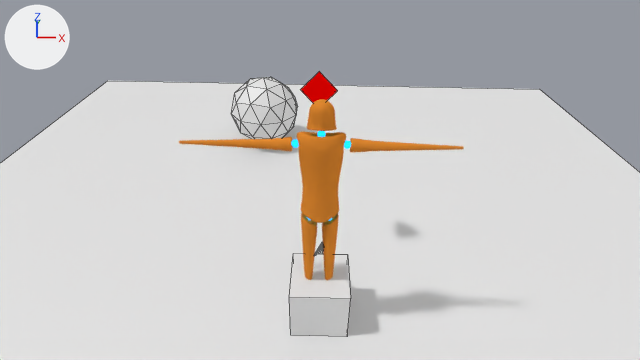
One commit to the Blender file demo_game.blend: the scene before it, then after it.
Rendered twice from the file's camera 'Camera'. Lighting does not change. The marker at upper left points along +X, +Y and +Z. Mesh edges are drawn as thin lines on the coarser meshes.
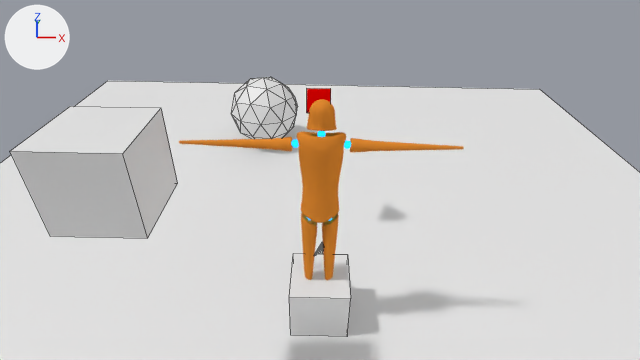
Commit message: Grab fatto. Mirino?

Pixel boxes [x1, y1, x2, y2] of what changed, in the pictures (640 x 360 px):
```json
{"object": "Cube.001", "change": "added", "after": [10, 106, 178, 238]}
{"object": "selector", "change": "moved, turned", "before": [301, 71, 338, 103], "after": [307, 88, 331, 113]}
```

Scene script edits in JSON lines:
```json
{"op": "add", "block": "me_cube_001", "code": ["me_cube_001 = bpy.data.meshes.new('Cube.001')", "me_cube_001.from_pydata(...)  # a box spanning x -1.0..1.0, y -1.0..1.0, z -1.0..1.0"]}
{"op": "set", "path": "ob_selector.location", "old": "(-0.17, -0.62, 7.82)", "new": "(-0.17, 0.67, 7.06)"}
{"op": "set", "path": "ob_selector.rotation_euler", "old": "(-2.157, 0.0, 0.0)", "new": "(-2.021, 0.725, -0.343)", "note": "degrees (-124, 0, 0) -> degrees (-116, 42, -20)"}
{"op": "add", "block": "ob_cube_001", "code": ["ob_cube_001 = bpy.data.objects.new('Cube.001', me_cube_001)", "ob_cube_001.location = (-4.34, -7.94, 9.03)", "ob_cube_001.scale = (0.95, 0.95, 0.95)"]}
```
